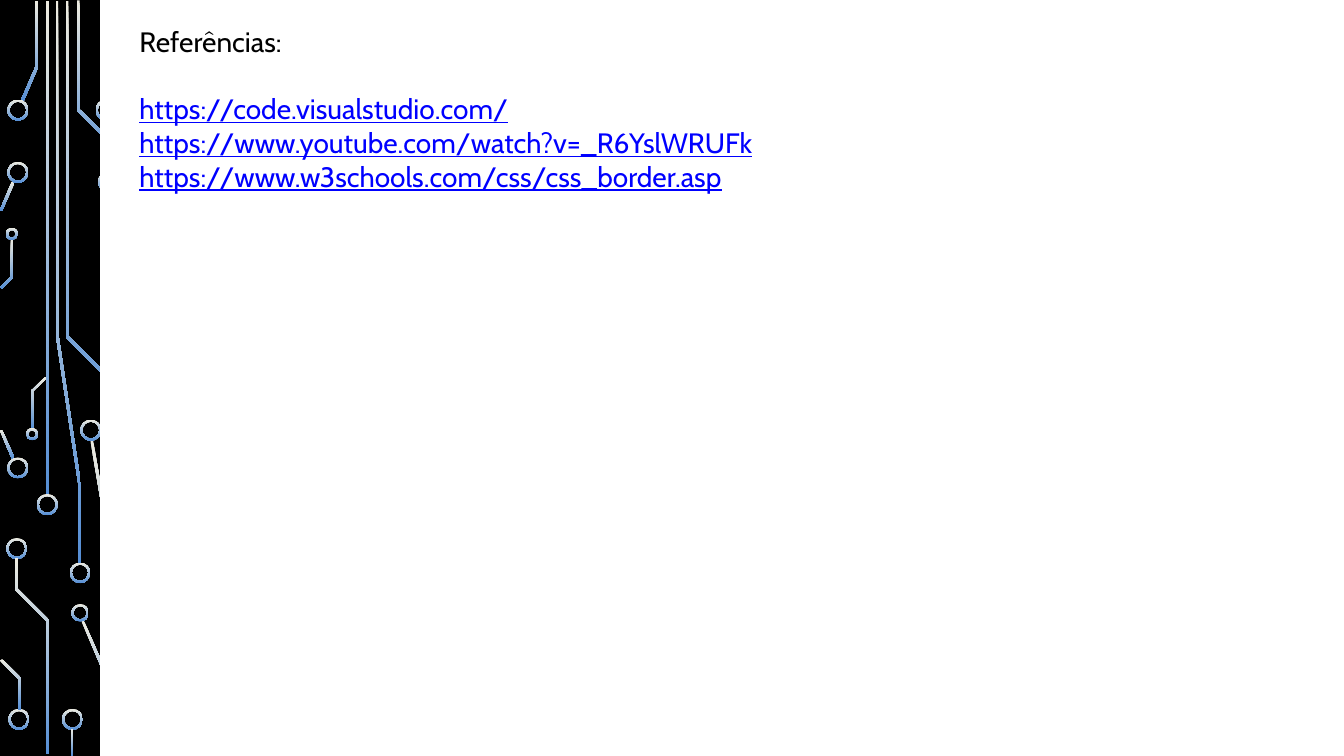
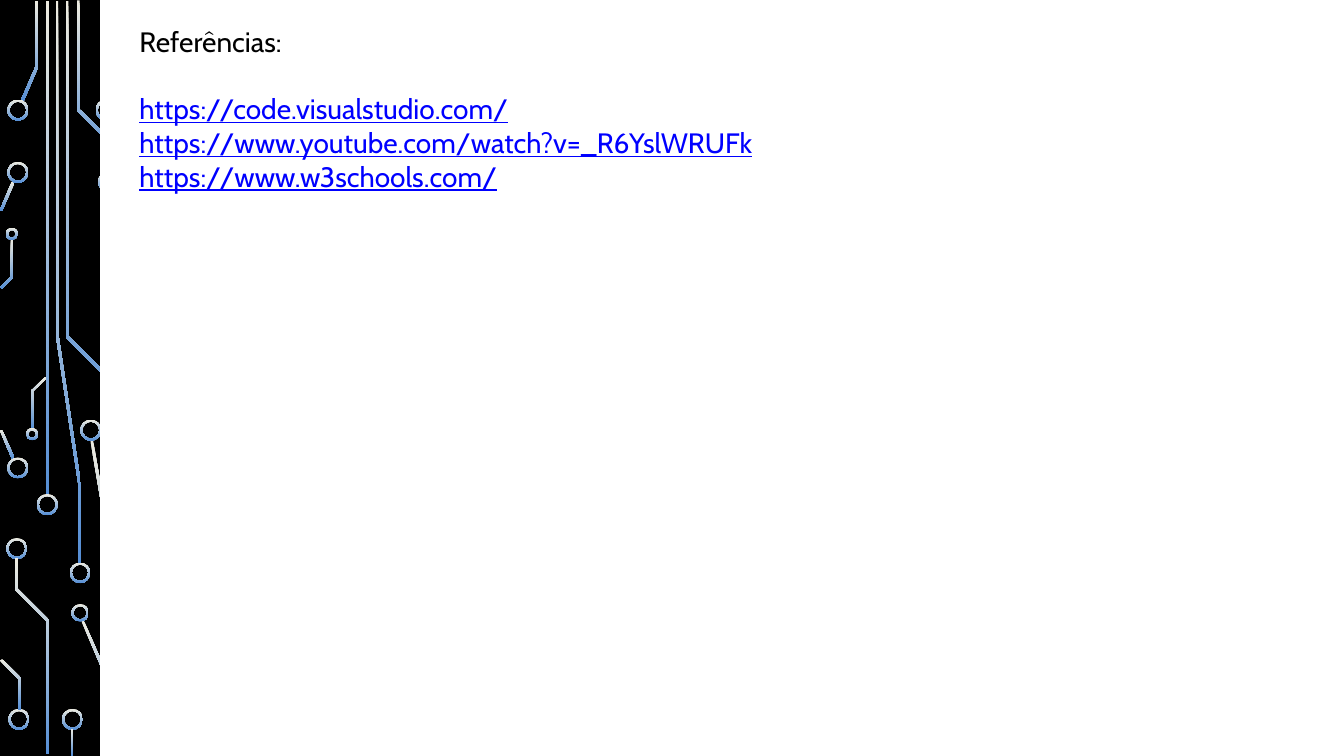
Before and after one commit to heitorsam/aulas_iep, a slide deck: slide 43 of documentos/Apostila - Desenvolvimento Web - IEP.pptx (slide 33 before the commit). Drawn at 1344x756 pixels with LibreOffice and Linux fonts; fonts in the diff are those of the drawing; background and template pictures are left out. Boxes give left, top, right and bottom in pixels: in the first picture for what was removed or moved away, otherwise in the second. Text is boxed around its words. In the diff, an @@ line names an element or a change of style, - is before the commit and + after.

```diff
--- a/documentos/Apostila - Desenvolvimento Web - IEP.pptx
+++ b/documentos/Apostila - Desenvolvimento Web - IEP.pptx
@@ text at box(139, 166, 497, 193): text changed @@
-https://www.w3schools.com/css/css_border.asp
+https://www.w3schools.com/
```
Also in this commit, not shown: 10 slides added, 4 other files.
